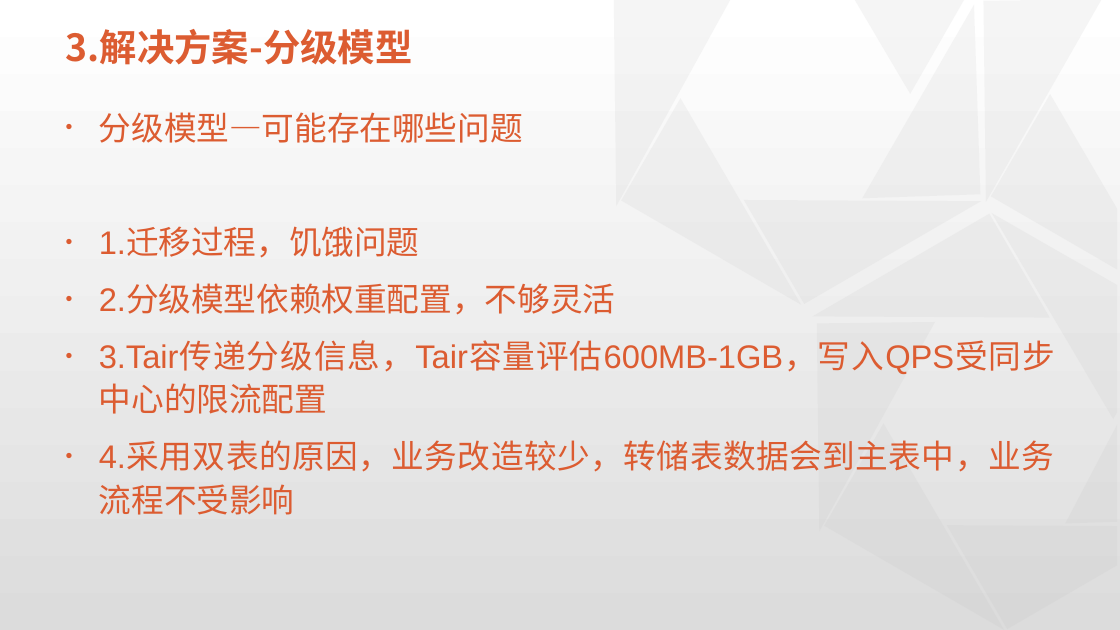
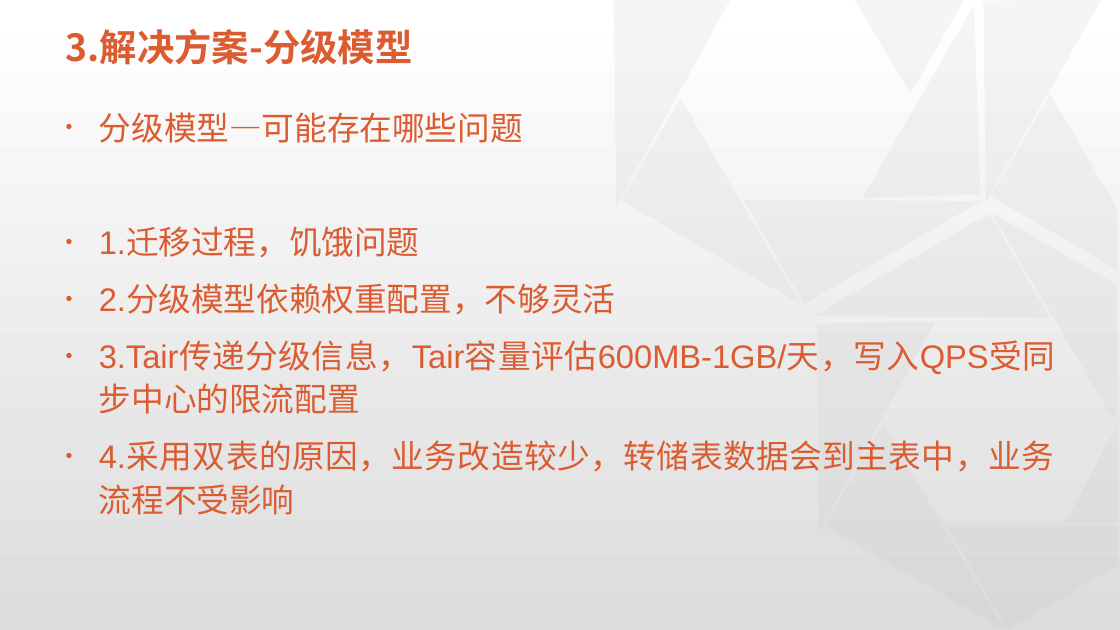
Before and after one commit to physicsLoveJava/java-miscellaneous, a slide deck: slide 13 of tech-interview/a-task/实习总结-07-26.pptx. Drawn at 1120x630 pixels with LibreOffice and Linux fonts; fonts in the diff are those of the drawing; background and template pictures are left out. Boxes give left, top, right and bottom in pixels: in the first picture for what was removed or moved away, otherwise in the second. Text is boxed around its words. In the diff, an @@ line names an element or a change of style, - is before the commit and + after.

```diff
--- a/tech-interview/a-task/实习总结-07-26.pptx
+++ b/tech-interview/a-task/实习总结-07-26.pptx
@@ text at <box>99,342,1055,374</box>: text changed @@
-• 3.Tair传递分级信息，Tair容量评估600MB-1GB，写入QPS受同步中心的限流配置
+• 3.Tair传递分级信息，Tair容量评估600MB-1GB/天，写入QPS受同步中心的限流配置
```
Also in this commit, not shown: 3 other files.
